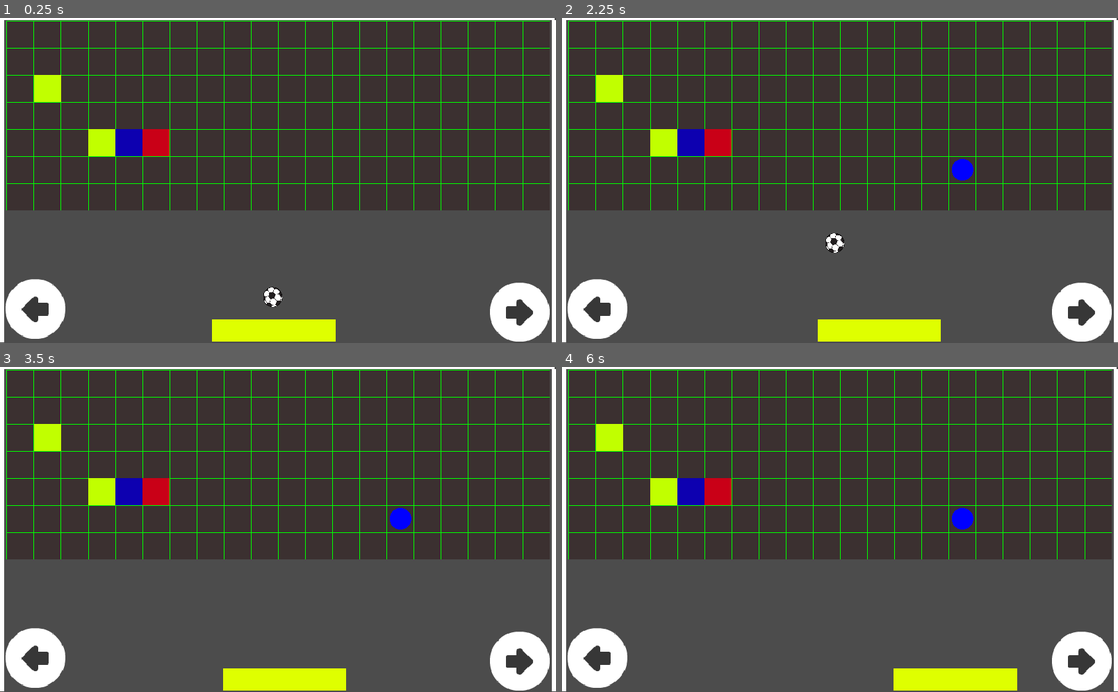
Above: before the commit, frames 1-4 (two rows, left to right).
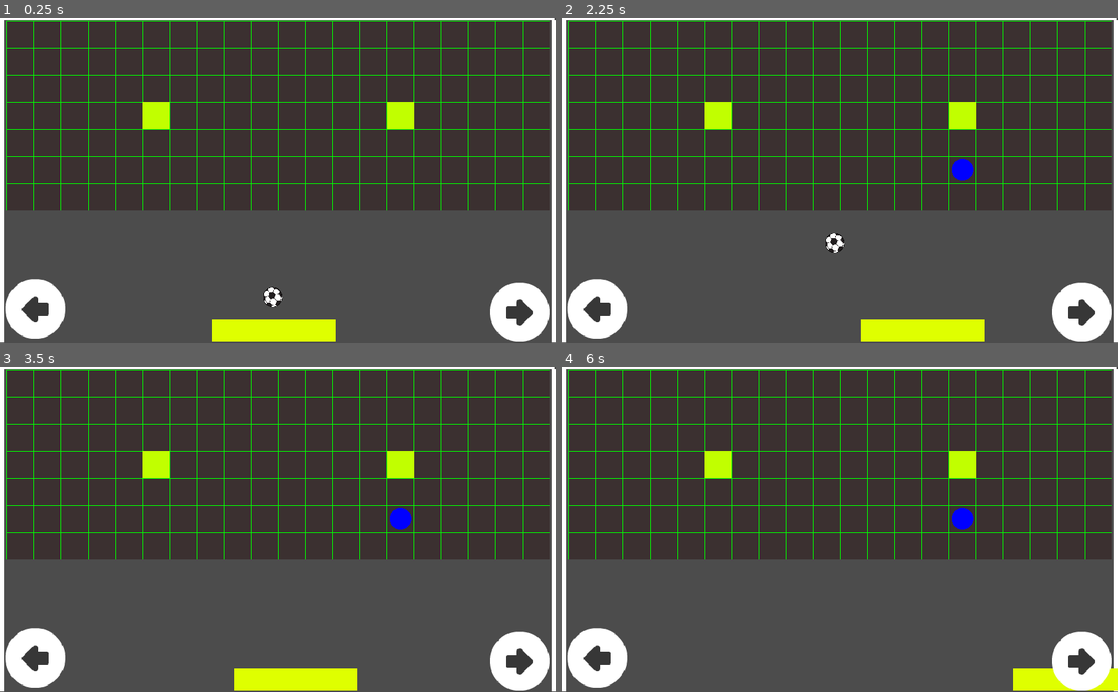
Above: after the commit, the same moments.

Repository: JUNZ1/HoldMyBrick
Game: Godot game, scene res://Scenes/GridScenes/GameArea/GameArea.tscn
Two runs of this game, one before a commit and one after it. Both use one fixed random seed, a clock stepped at 60 frames per second and the inputs below. This scene is started directly instead of the project's main scene.
Inputs (mouse positions are in pixels of both pictures, inside the frame that each line leads up to):
- Up to frame 1 (0.25 s): no input
- Up to frame 2 (2.25 s): click (595, 310) at 0.5 s; click (1079, 310) at 1.25 s; move the mouse to (962, 164) at 2.02 s; hold Right from 2.03 s (still down); click (962, 164) at 2.17 s
- Up to frame 3 (3.5 s): move the mouse to (166, 545) at 2.77 s; release Right at 2.78 s; hold Left from 2.78 s (still down)
- Up to frame 4 (6 s): move the mouse to (895, 458) at 3.52 s; release Left at 3.53 s; hold Right 3.53-5.03 s; move the mouse to (812, 594) at 4.27 s; click (812, 594) at 4.42 s; move the mouse to (1006, 578) at 5.02 s; hold Left from 5.03 s (still down); move the mouse to (673, 480) at 5.77 s

The runs differ from the first frame. In frame 1, 2.4% of the frame differs, in the area x 6-75%, y 17-43%; in frame 2, 3.5%; in frame 3, 2.7%; in frame 4, 4.6%, in the area x 6-100%, y 17-100%.

Commit message:
position array kullanimda x ve y nin yerleri degistirildi
loading screen eklendi henuz kullanılmadi

Diff:
--- a/Scenes/GridScenes/GameArea/GameArea.gd
+++ b/Scenes/GridScenes/GameArea/GameArea.gd
@@ -27,6 +27,7 @@
 		PlayerNode.goRight()
 
 func addBrick(position,color):
+	positionArray[position.y][position.x]=1
 	var Instance=yellowBrick.instance()
 	Instance.setBodyColor(color)
 	Instance.setPosition(Vector2(position.x,position.y))
@@ -37,12 +38,12 @@
 
 func _that_brick_gone(position,color):
 	if color == GlobalValues.brickColor.Red:
-		positionArray[position.x][position.y]=0
+		positionArray[position.y][position.x]=0
 	var Instance_x=round(rand_range(position.x-1,position.x+1))
 	var Instance_y=round(rand_range(position.y-1,position.y+1))
-	if positionArray[Instance_x][Instance_y] == 0 :
+	if positionArray[Instance_y][Instance_x] == 0 :
 		addBrick(Vector2(Instance_x,Instance_y),GlobalValues.brickColor.Yellow)
-		positionArray[Instance_x][Instance_y] =1
+		positionArray[Instance_y][Instance_x] =1
 	else:
 		print(Vector2(Instance_x,Instance_y))
 	if color == GlobalValues.brickColor.Yellow :
--- a/Scenes/GridScenes/GameArea/GameArea.tscn
+++ b/Scenes/GridScenes/GameArea/GameArea.tscn
@@ -19,7 +19,7 @@
 custom_solver_bias = 0.0
 extents = Vector2( 10, 10 )
 
-[node name="GameArea" type="Node2D"]
+[node name="GameArea" type="Node2D" index="0"]
 
 script = ExtResource( 1 )
 __meta__ = {
@@ -87,7 +87,8 @@
 size_flags_vertical = 1
 color = Color( 1, 1, 1, 1 )
 __meta__ = {
-"_edit_group_": true
+"_edit_group_": true,
+"_edit_lock_": true
 }
 
 [node name="StaticBody2d" type="StaticBody2D" parent="SolDuvar" index="0"]
@@ -126,7 +127,8 @@
 size_flags_vertical = 1
 color = Color( 1, 1, 1, 1 )
 __meta__ = {
-"_edit_group_": true
+"_edit_group_": true,
+"_edit_lock_": true
 }
 
 [node name="StaticBody2d" type="StaticBody2D" parent="SagDuvar" index="0"]
@@ -191,6 +193,7 @@
 margin_top = 557.0
 margin_right = 618.0
 margin_bottom = 597.0
+MOVE_SPEED = 800
 
 [node name="Left_Button" type="TextureButton" parent="." index="7"]
 
@@ -217,6 +220,9 @@
 texture_pressed = ExtResource( 6 )
 expand = true
 _sections_unfolded = [ "Rect" ]
+__meta__ = {
+"_edit_lock_": true
+}
 
 [node name="Right_Button" type="TextureButton" parent="." index="8"]
 
@@ -243,3 +249,6 @@
 texture_pressed = ExtResource( 8 )
 expand = true
 _sections_unfolded = [ "Rect", "Textures" ]
+__meta__ = {
+"_edit_lock_": true
+}
--- a/Scenes/LevelManager/LevelManager.gd
+++ b/Scenes/LevelManager/LevelManager.gd
@@ -8,7 +8,7 @@
 var currentLevel=1
 
 func _ready():
-	allLevelConf.insert(0,[[Vector2(1,2),Vector2(3,4)],[Vector2(4,4)],[Vector2(5,4)]])
+	allLevelConf.insert(0,[[Vector2(5,3),Vector2(14,3)],[],[]])
 
 func getYellows(forThisLevel):
 	return allLevelConf[forThisLevel-1][yellowIndex]
--- a/Scenes/LevelManager/LevelManager.tscn
+++ b/Scenes/LevelManager/LevelManager.tscn
@@ -2,6 +2,6 @@
 
 [ext_resource path="res://Scenes/LevelManager/LevelManager.gd" type="Script" id=1]
 
-[node name="LevelManager" type="Node" index="0"]
+[node name="LevelManager" type="Node"]
 
 script = ExtResource( 1 )
--- /dev/null
+++ b/Scenes/LoadingScreen/LoadingScene.gd
@@ -0,0 +1,10 @@
+extends Node2D
+
+var gameAreaNode=preload("res://Scenes/GridScenes/GameArea/GameArea.tscn")
+
+func _ready():
+	$Timer.connect("timeout",self,"_tickTock")
+
+func _tickTock():
+	print("Time is Up")
+	get_tree().change_scene_to(gameAreaNode)
--- /dev/null
+++ b/Scenes/LoadingScreen/LoadingScene.tscn
@@ -0,0 +1,51 @@
+[gd_scene load_steps=3 format=2]
+
+[ext_resource path="res://Scenes/LoadingScreen/LoadingScene.gd" type="Script" id=1]
+[ext_resource path="res://Scenes/LoadingScreen/Funny-potato.jpg" type="Texture" id=2]
+
+[node name="LoadingScene" type="Node2D" index="0"]
+
+script = ExtResource( 1 )
+
+[node name="Camera2D" type="Camera2D" parent="." index="0"]
+
+position = Vector2( 315.268, 182.361 )
+anchor_mode = 1
+rotating = false
+current = true
+zoom = Vector2( 0.62, 0.6 )
+limit_left = -10000000
+limit_top = -10000000
+limit_right = 10000000
+limit_bottom = 10000000
+limit_smoothed = false
+drag_margin_h_enabled = true
+drag_margin_v_enabled = true
+smoothing_enabled = false
+smoothing_speed = 5.0
+offset_v = 0.0
+offset_h = 0.0
+drag_margin_left = 0.2
+drag_margin_top = 0.2
+drag_margin_right = 0.2
+drag_margin_bottom = 0.2
+editor_draw_screen = true
+editor_draw_limits = false
+editor_draw_drag_margin = false
+_sections_unfolded = [ "Limit", "Offset", "Transform" ]
+__meta__ = {
+"_edit_lock_": true
+}
+
+[node name="LoadingImage" type="Sprite" parent="." index="1"]
+
+texture = ExtResource( 2 )
+centered = false
+_sections_unfolded = [ "Animation", "Offset", "Transform" ]
+
+[node name="Timer" type="Timer" parent="." index="2"]
+
+process_mode = 1
+wait_time = 2.0
+one_shot = false
+autostart = true
--- a/Scenes/Player/Player.gd
+++ b/Scenes/Player/Player.gd
@@ -1,6 +1,6 @@
 extends ColorRect
 
-export var MOVE_SPEED = 400
+export var MOVE_SPEED = 800
 var globalDelta=0
 func _ready():
 	pass
Binary file added: Scenes/LoadingScreen/Funny-potato.jpg
Not shown, added: Scenes/LoadingScreen/Funny-potato.jpg.import
